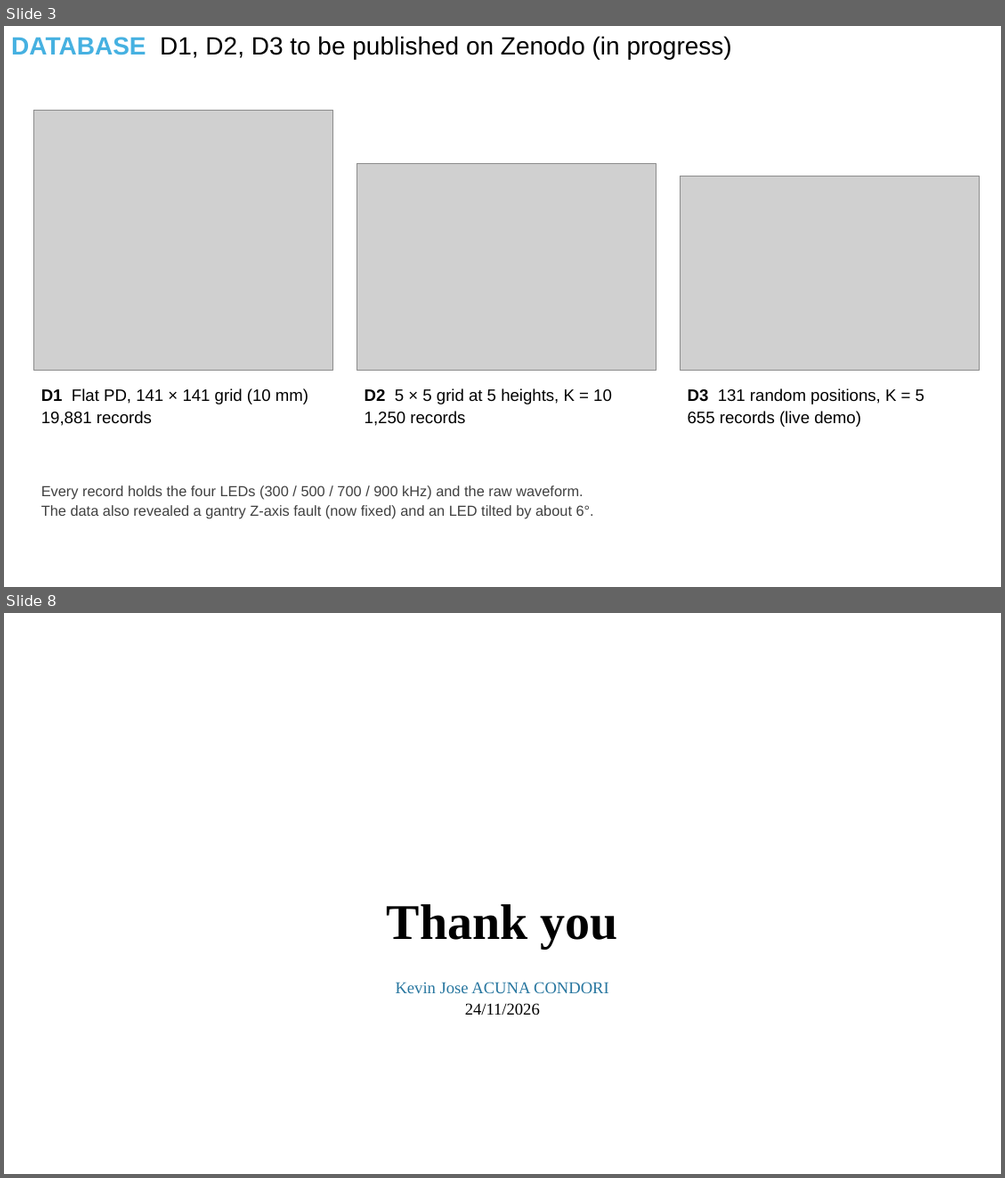
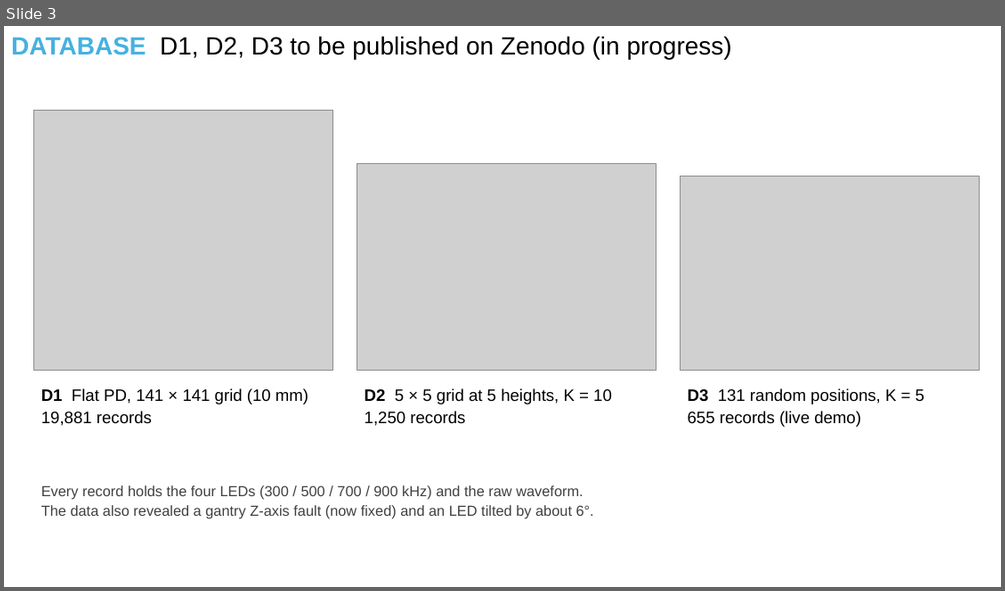
Before and after one commit to kevin-acuna/simulation_VLP, a slide deck: CAMBRIDGE/PPTs/2026-11-24 Final meeting - Visit summary.pptx. Shown one above the other, each under a label of ours: slides 3 and 8 before the commit, slide 3 after it; the slides between them are not shown. The pictures are 1005x1178 and 1005x591 pixels, drawn with LibreOffice and Linux fonts; fonts in the diff are those of the drawing; grey boxes stand for pictures. Boxes give left, top, right and bottom in pixels: in the first picture for what was removed or moved away, otherwise in the second. Text is boxed around its words. In the diff, an @@ line names an element or a change of style, - is before the commit and + after.

```diff
--- a/CAMBRIDGE/PPTs/2026-11-24 Final meeting - Visit summary.pptx
+++ b/CAMBRIDGE/PPTs/2026-11-24 Final meeting - Visit summary.pptx
@@ slide 8 removed at [4,613,1001,1174], background #FFFFFF @@
@@ text removed at [387,904,618,949] @@
-Thank you
@@ text removed at [396,981,609,993] @@
-Kevin Jose ACUNA CONDORI
@@ text removed at [465,1003,540,1015] @@
-24/11/2026
```
Also in this commit, not shown: 5 slides changed, 8 other files.
